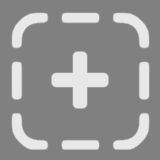
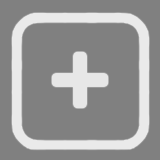
Layers edited between the first and the second 160x160 image:
added layer "Слой 1 kопировать" (83%) above "Слой 1" over [13,14,148,149]
hid "Слой 1" over [13,14,148,149]
